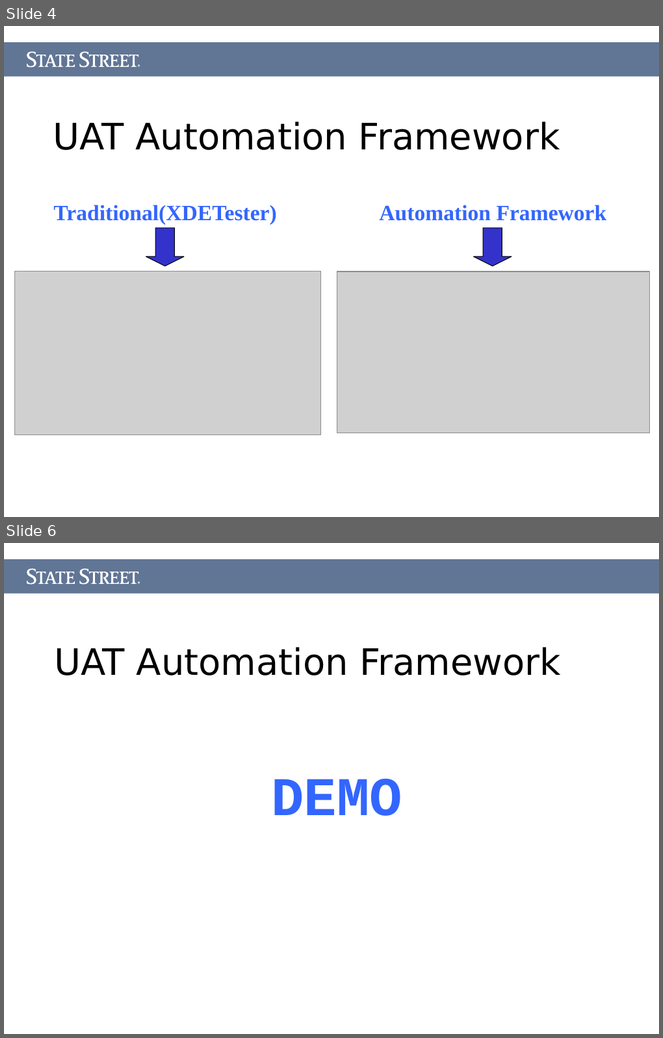
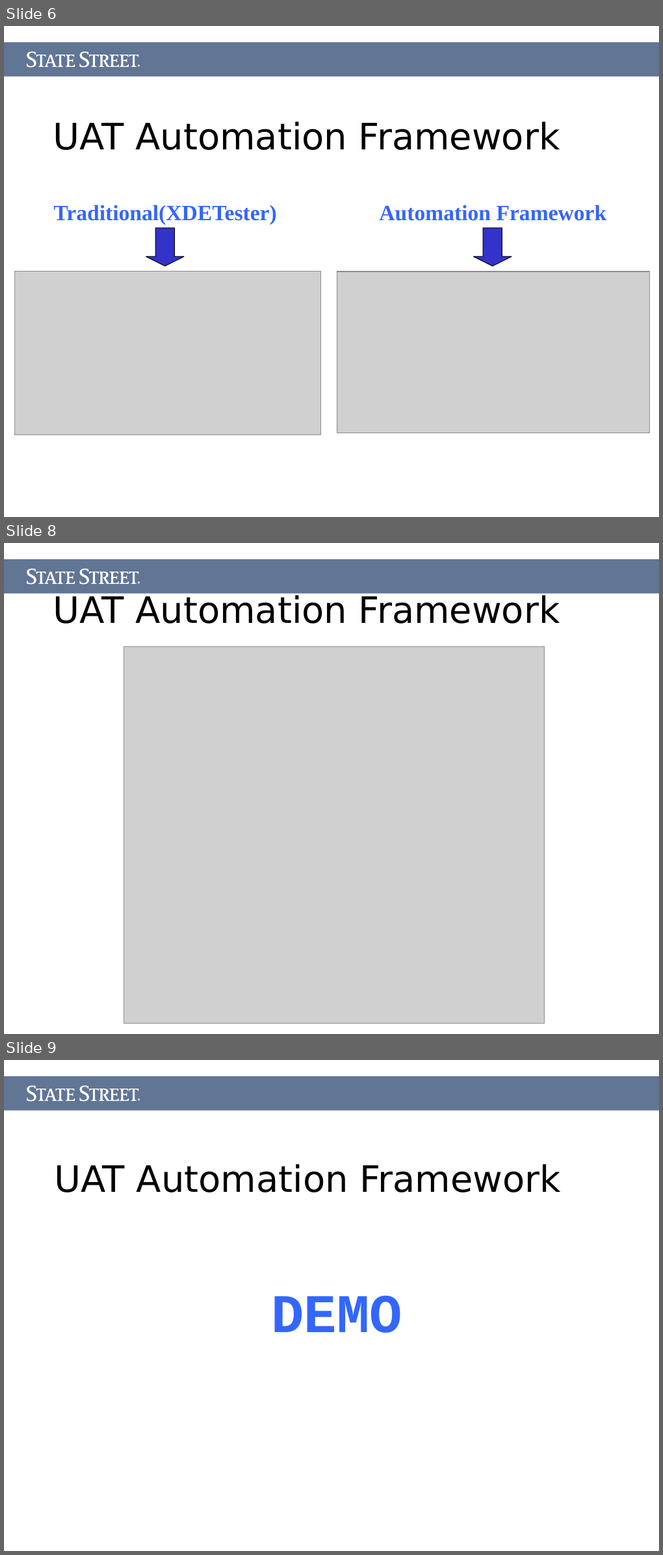
Before and after one commit to Letractively/autotester, a slide deck: Document/AutoTester.ppt. Shown one above the other, each under a label of ours: slides 4 and 6 before the commit, slides 6, 8 and 9 after it; the slides between them are not shown. The pictures are 663x1038 and 663x1555 pixels, drawn with LibreOffice and Linux fonts; fonts in the diff are those of the drawing; grey boxes stand for pictures. Boxes give left, top, right and bottom in pixels: in the first picture for what was removed or moved away, otherwise in the second. Text is boxed around its words. In the diff, an @@ line names an element or a change of style, - is before the commit and + after.

```diff
--- a/Document/AutoTester.ppt
+++ b/Document/AutoTester.ppt
@@ slide 8 added at box(4, 543, 659, 1034), background #FFFFFF @@
@@ rectangle added at box(4, 559, 659, 594), fill #617595 @@
@@ freeform shape added at box(27, 568, 139, 585), fill #FFFFFF @@
@@ freeform shape added at box(138, 581, 140, 585), fill #FFFFFF @@
@@ title added at box(53, 593, 560, 624), 40 pt, text #000000 @@
+UAT Automation Framework
@@ picture added at box(124, 646, 545, 1023) @@
@@ what was slide 4 is now slide 6 @@
@@ what was slide 6 is now slide 9 @@
```
Also in this commit, not shown: 3 slides changed, 3 other slides added, 6 slides removed, 16 other files.
